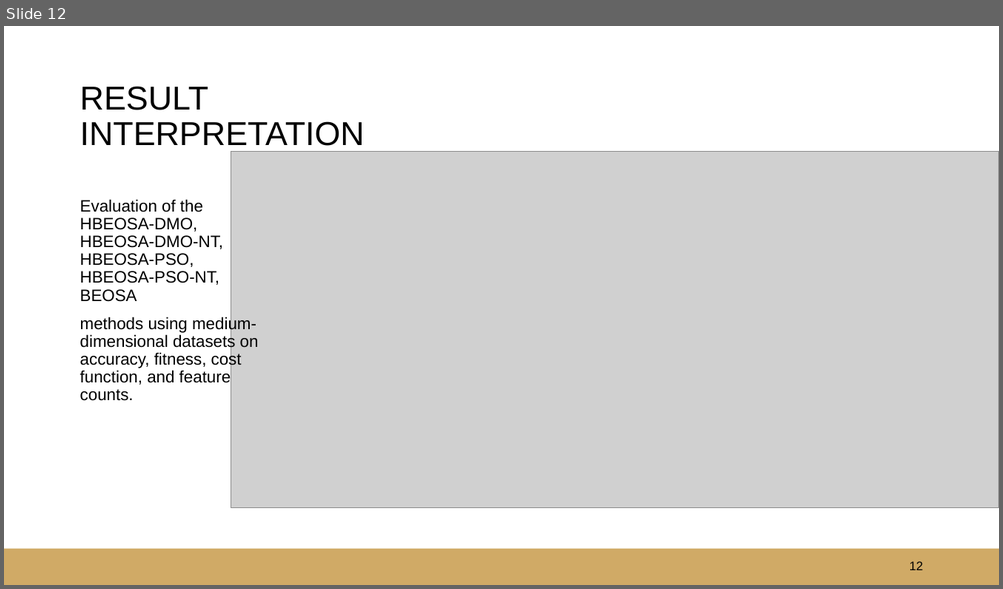
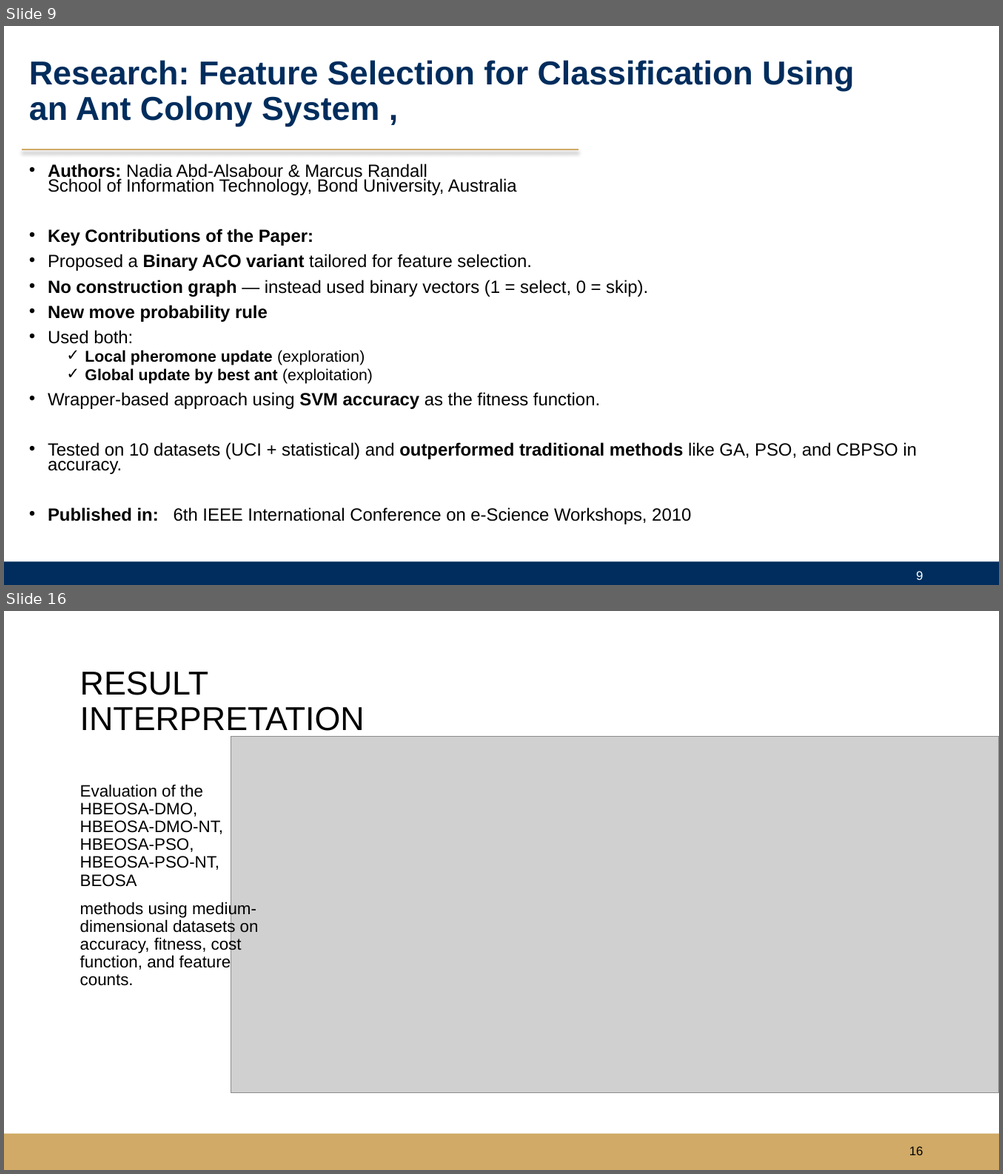
Before and after one commit to justicetetteh233/FINAL_YEAR_PROJECT_SEMI_FINISHED_VERSION, a slide deck: INSIGHT_SLIDES/An_adaptation_of_hybrid_binary_optimization_algorithms_for_3_version_presentation_1 copy.pptx. Shown one above the other, each under a label of ours: slide 12 before the commit, slides 9 and 16 after it; the slides between them are not shown. The pictures are 1003x589 and 1003x1174 pixels, drawn with LibreOffice and Linux fonts; fonts in the diff are those of the drawing; grey boxes stand for pictures; background and template pictures are left out. Boxes give left, top, right and bottom in pixels: in the first picture for what was removed or moved away, otherwise in the second. Text is boxed around its words. In the diff, an @@ line names an element or a change of style, - is before the commit and + after.

```diff
--- a/INSIGHT_SLIDES/An_adaptation_of_hybrid_binary_optimization_algorithms_for_3_version_presentation_1 copy.pptx
+++ b/INSIGHT_SLIDES/An_adaptation_of_hybrid_binary_optimization_algorithms_for_3_version_presentation_1 copy.pptx
@@ slide 9 added at (4, 26, 999, 585), background #FFFFFF @@
@@ title added at (29, 60, 854, 127), 32 pt, text #002D5D, bold @@
+Research: Feature Selection for Classification Using an Ant Colony System ,
@@ line added from (22, 150) to (578, 150), #D0AA66 1.5 pt @@
@@ text added at (48, 164, 916, 525), 17.1 pt, text #000000 @@
+• Authors: Nadia Abd-Alsabour & Marcus Randall
+  School of Information Technology, Bond University, Australia
+• Key Contributions of the Paper:
+• Proposed a Binary ACO variant tailored for feature selection.
+• No construction graph — instead used binary vectors (1 = select, 0 = skip).
+• New move probability rule
+• Used both:
+  ✓ Local pheromone update (exploration)
+  ✓ Global update by best ant (exploitation)
+• Wrapper-based approach using SVM accuracy as the fitness function.
+• Tested on 10 datasets (UCI + statistical) and outperformed traditional methods like GA, PSO, and CBPSO in accuracy.
+• Published in: 6th IEEE International Conference on e-Science Workshops, 2010
@@ rectangle added at (4, 562, 999, 585), fill #002D5D @@
@@ page number added at (916, 571, 922, 580), 12 pt, text #FFFFFF @@
+9
@@ what was slide 12 is now slide 16 @@
@@ page number at (909, 1147, 923, 1156): text changed @@
-12
+16
```
Also in this commit, not shown: 6 slides changed, 8 other slides added, 6 slides removed, 10 other files.
